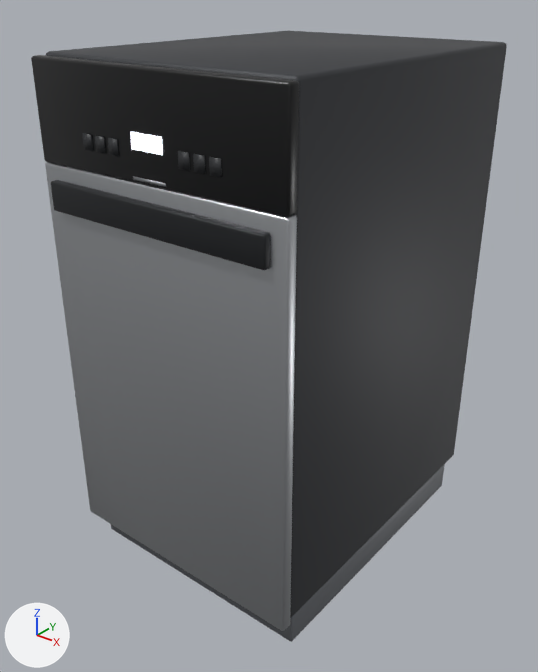
The glTF model apps/web/public/models/house/dishwasher.glb: old version first, new version second.
Both versions are drawn from a 50 mm camera at (0.717, -0.932, 0.947) aimed at (-0.006, -0.029, 0.386). Arrows for +X, +Y and +Z are at lower left; the lights stay in place. The older version comes first. Vertices at exactly the same position are counted once.

Script lines for the objects in view, before the commit:
```python
mat_plinth = principled_material('Plinth')
mat_plinth.base_color = (0.156, 0.165, 0.181)  # grey #6e7176
mat_plinth.metallic = 0.3
mat_plinth.roughness = 0.55
me_cube = bpy.data.meshes.new('Cube')
me_cube.from_pydata(...)  # 56 vertices, 108 faces; spans x -0.221..0.221, y -0.264..0.295, z 0.062..0.85
me_cube.materials.append(mat_body)  # dark grey #3b3d41
me_cube_001 = bpy.data.meshes.new('Cube.001')
me_cube_001.from_pydata(...)  # 56 vertices, 108 faces; spans x -0.215..0.215, y -0.249..0.266, z 0.0..0.062
me_cube_001.materials.append(mat_plinth)  # grey #6e7176
me_cube_003 = bpy.data.meshes.new('Cube.003')
me_cube_003.from_pydata(...)  # 56 vertices, 108 faces; spans x -0.225..0.225, y -0.283..-0.264, z 0.058..0.699
me_cube_003.materials.append(mat_brushed_steel)  # light grey #b9bcc0
me_cube_004 = bpy.data.meshes.new('Cube.004')
me_cube_004.from_pydata(...)  # 56 vertices, 108 faces; spans x -0.2..0.2, y -0.295..-0.279, z 0.633..0.677
me_cube_004.materials.append(mat_handle_tray)  # black #2a2c2f
ob_body = bpy.data.objects.new('Body', me_cube)
ob_body.location = (0.0, 0.0, 0.0)
ob_door = bpy.data.objects.new('Door', me_cube_003)
ob_door.location = (0.0, 0.0, 0.0)
ob_handle_tray = bpy.data.objects.new('Handle tray', me_cube_004)
ob_handle_tray.location = (0.0, 0.0, 0.0)
ob_plinth = bpy.data.objects.new('Plinth', me_cube_001)
ob_plinth.location = (0.0, 0.0, 0.0)
# also in view: 'Control strip' at (0.0, -0.273, 0.773)
```
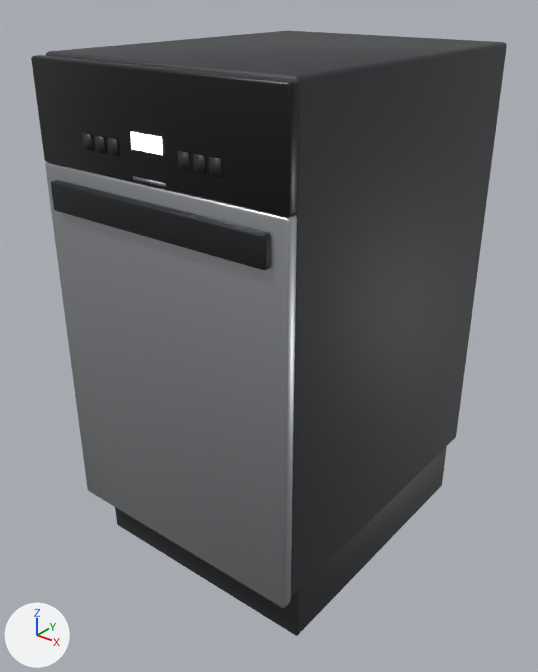
Location of each change, [x1, y1, x2, y2] in pixels of the pictures (538 x 672 px; the box of a moved part takes in the faces that stretch with it):
'Body', rescaled
    before: [46, 31, 507, 618]
    after: [46, 31, 507, 597]
'Door', moved, rescaled
    before: [45, 162, 297, 631]
    after: [45, 162, 297, 608]
'Plinth', recoloured, reshaped (8% taller)
    before: [111, 465, 444, 641]
    after: [115, 446, 447, 636]
part 1 of me_cube, moved or reshaped
    before: [290, 435, 456, 618]
    after: [291, 435, 456, 597]
part 2 of me_cube_003, moved or reshaped
    before: [87, 488, 291, 631]
    after: [87, 488, 291, 608]
part 3 of me_cube_001, moved or reshaped
    before: [111, 504, 424, 641]
    after: [117, 504, 424, 636]
part 4 of me_cube_001, moved or reshaped
    before: [111, 465, 444, 641]
    after: [115, 446, 447, 635]

What the commit changed:
Material 'Plinth' (mat_plinth) changes colour from grey #6e7176 to dark grey #2f3033; in linear values from (0.156, 0.165, 0.181) to (0.0284, 0.0296, 0.0331).
me_cube is used by ob_body; location (0.0, 0.0, 0.0).
me_cube had 56 vertices, 108 faces and spanned x -0.221..0.221, y -0.264..0.295, z 0.062..0.85.
me_cube now has 56 vertices, 108 faces and spans x -0.221..0.221, y -0.264..0.295, z 0.104..0.85.
me_cube part 1: the whole mesh is scaled about its middle by (1, 1, 0.946), then moved by (0.0, 0.0, 0.021).
me_cube_003 is used by ob_door; location (0.0, 0.0, 0.0).
me_cube_003 had 56 vertices, 108 faces and spanned x -0.225..0.225, y -0.283..-0.264, z 0.058..0.699.
me_cube_003 now has 56 vertices, 108 faces and spans x -0.225..0.225, y -0.283..-0.264, z 0.104..0.699.
me_cube_003 part 2: the whole mesh is scaled about its middle by (1, 1, 0.926), then moved by (0.0, 0.0, 0.023).
me_cube_001 is used by ob_plinth; location (0.0, 0.0, 0.0).
me_cube_001 had 56 vertices, 108 faces and spanned x -0.215..0.215, y -0.249..0.266, z 0.0..0.062.
me_cube_001 now has 56 vertices, 108 faces and spans x -0.215..0.215, y -0.234..0.266, z 0.0..0.104.
me_cube_001 part 3: all 14 vertices in x -0.215..0.215, y -0.249..-0.246, z 0.0..0.003 are moved by (0.0, 0.015, 0.0).
me_cube_001 part 4: all 14 vertices in x -0.215..0.215, y -0.249..-0.246, z 0.059..0.062 are moved by (0.0, 0.015, 0.043).
Other edits to the shape of me_cube_001 do not show in these pictures.
